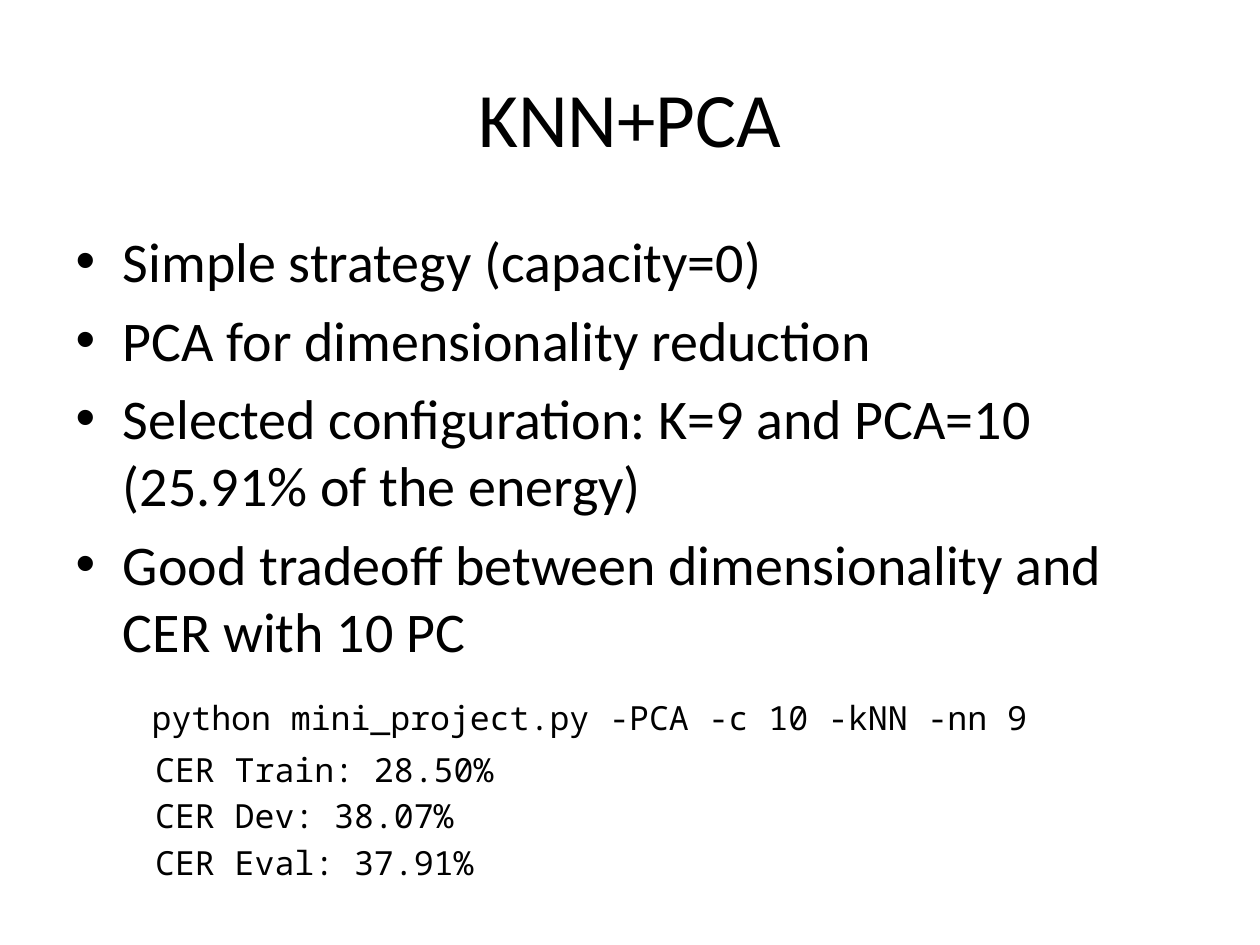
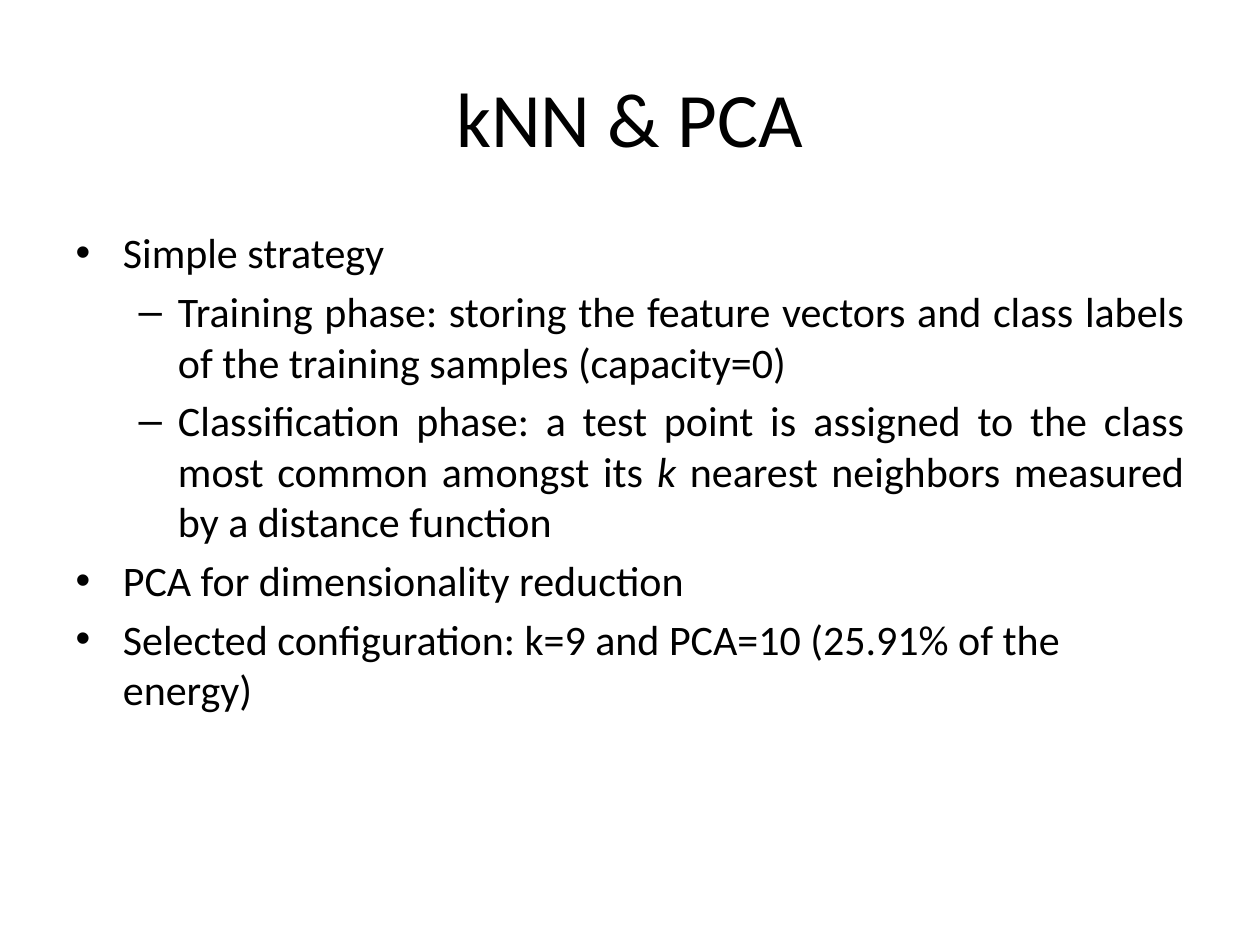
Before and after one commit to tiagofrepereira2012/FSPR_miniproject, a slide deck: slide 4 of presentation/Presentation.pptx (slide 2 before the commit). Drawn at 1260x945 pixels with LibreOffice and Linux fonts; fonts in the diff are those of the drawing. Boxes give left, top, right and bottom in pixels: in the first picture for what was removed or moved away, otherwise in the second. Text is boxed around its words. In the diff, an @@ line names an element or a change of style, - is before the commit and + after.

```diff
--- a/presentation/Presentation.pptx
+++ b/presentation/Presentation.pptx
@@ title at (456,93,803,148): text changed @@
-KNN+PCA
+kNN & PCA
@@ text at (123,238,1184,544): text changed; size 32 to 24 pt @@
-• Simple strategy (capacity=0)
+• Simple strategy
+  – Training phase: storing the feature vectors and class labels of the training samples (capacity=0)
+  – Classification phase: a test point is assigned to the class most common amongst its k nearest neighbors measured by a distance function
@@ text at (123,566,683,603): size 32 to 24 pt in "PCA for dimensionality reduction"; alignment left to justified; less space between paragraphs @@
@@ text at (123,624,1060,713): text changed; size 32 to 24 pt @@
-• Selected configuration: K=9 and PCA=10 (25.91% of the energy)
-• Good tradeoff between dimensionality and CER with 10 PC
-python mini_project.py -PCA -c 10 -kNN -nn 9
-CER Train: 28.50%
-CER Dev: 38.07%
-CER Eval: 37.91%
+• Selected configuration: k=9 and PCA=10 (25.91% of the energy)
```
Also in this commit, not shown: 4 other slides changed, 8 slides added, 2 slides removed, 1 other file.
